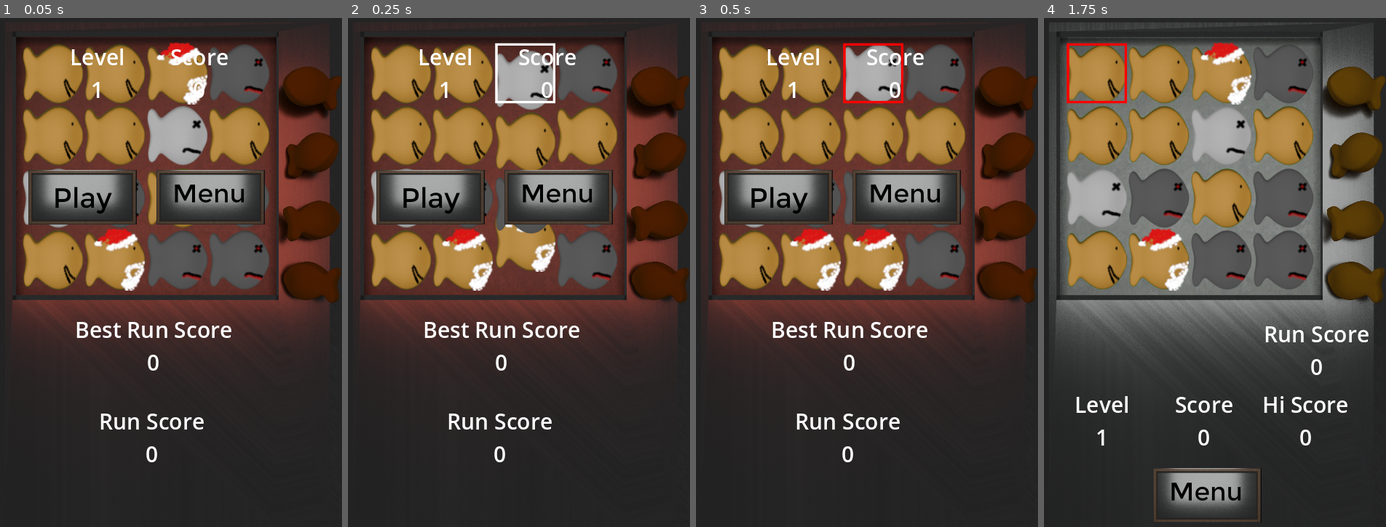
Above: before the commit, frames 1-4 (left to right).
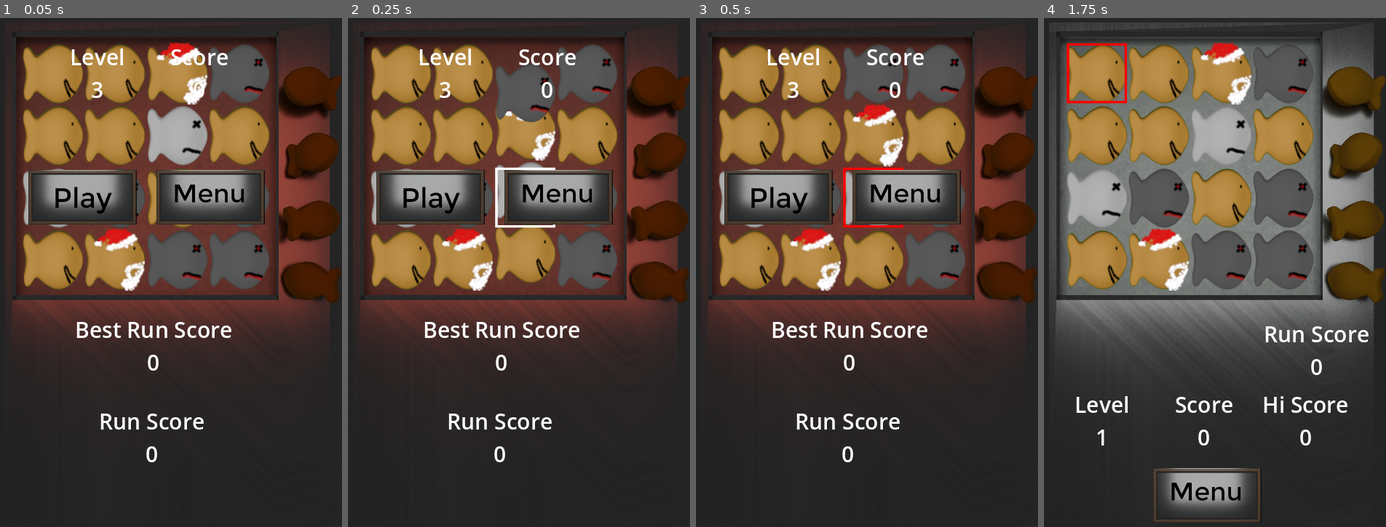
Above: after the commit, the same moments.

Repository: SecsAndCyber/GoldphishMatcher
Game: Godot game, scene res://source/failed_state.tscn
Two runs of this game, one before a commit and one after it. Both use one fixed random seed, a clock stepped at 60 frames per second and the inputs below. This scene is started directly instead of the project's main scene.
Inputs (mouse positions are in pixels of both pictures, inside the frame that each line leads up to):
- Up to frame 1 (0.05 s): no input
- Up to frame 2 (0.25 s): no input
- Up to frame 3 (0.5 s): no input
- Up to frame 4 (1.75 s): click (1126, 196) at 0.5 s; click (1095, 73) at 1.27 s

The runs differ from the first frame. In frame 1, less than 0.1% of the frame differs, in the area x 26-30%, y 12-16%; in frame 2, 4.4%, in the area x 26-61%, y 4-52%; in frame 3, 3.6%; in frame 4, nothing differs.

Commit message:
Clean display of failed replays

Diff:
--- a/source/scripts/board.gd
+++ b/source/scripts/board.gd
@@ -355,6 +355,8 @@
 				crackers.visible = false
 				selector.toast("[center]Cleared!\n+"+str(level_block_count));
 				score += level_block_count;
+				# Reassigning lambda capture does not modify the outer local variable "end_delay"
+				@warning_ignore("CONFUSABLE_CAPTURE_REASSIGNMENT")
 				end_delay = 2.5;
 			hide_highlights()
 
--- a/source/scripts/game_state.gd
+++ b/source/scripts/game_state.gd
@@ -2,6 +2,13 @@
 class_name GameState
 
 @onready var reg:Reg = Reg.instance
+
+var BG_TEXTURE_NORMAL = preload("res://assets/backgrounds/background-1.png")
+var FG_TEXTURE_NORMAL = preload("res://assets/backgrounds/foreground-1.png")
+var BG_TEXTURE_LOSS = preload("res://assets/backgrounds/background-4.png")
+var FG_TEXTURE_LOSS = preload("res://assets/backgrounds/foreground-4.png")
+var BG_TEXTURE_HISCORE = preload("res://assets/backgrounds/background-3.png")
+var FG_TEXTURE_HISCORE = preload("res://assets/backgrounds/foreground-3.png")
 
 # Called when the node enters the scene tree for the first time.
 func _ready() -> void:
--- a/source/scripts/global_reg.gd
+++ b/source/scripts/global_reg.gd
@@ -71,7 +71,12 @@
 	get:
 		return instance._highscoreset
 
-static var Loss:bool = false;
+@export var _loss:bool
+static var Loss:bool:
+	set(val):
+		instance._loss = val
+	get:
+		return instance._loss
 static var Done:bool = false;
 
 static var UI_Scale:float = .33333
@@ -89,6 +94,7 @@
 		return UI_Scale
 static var LevelStep:int:
 	get():
+		@warning_ignore("integer_division")
 		return int(instance._levels / 5)
 static var MusicVolume:float = .0125
 var _music_mute:bool = false
--- a/source/scripts/play_state.gd
+++ b/source/scripts/play_state.gd
@@ -28,7 +28,9 @@
 	Reg.HiScoreSet = false;
 	Reg.Loss = false;
 
+	@warning_ignore("integer_division")
 	var rows:int = 4 + int(Reg.Levels / 5)
+	@warning_ignore("integer_division")
 	var columns:int = 4 + int(Reg.Levels / 5)
 	board.size = Vector2(rows, columns)
 	board.create(rows, columns)
@@ -68,15 +70,15 @@
 		return_button.visible = false
 		retry_button.visible = false
 		next_button.visible = false
-		background.texture = load("res://assets/backgrounds/background-4.png")
-		foreground.texture = load("res://assets/backgrounds/foreground-4.png")
+		background.texture = BG_TEXTURE_LOSS
+		foreground.texture = FG_TEXTURE_LOSS
 		return
 	if !return_button.visible and !retry_button.visible:
 		if (.5 > animate_popup()):
 			if (Reg.HiScoreSet):
 				Reg.Sounds.level_won();
-				background.texture = load("res://assets/backgrounds/background-3.png")
-				foreground.texture = load("res://assets/backgrounds/foreground-3.png")
+				background.texture = BG_TEXTURE_HISCORE
+				foreground.texture = FG_TEXTURE_HISCORE
 			else:
 				background.texture = load("res://assets/backgrounds/background-2.png")
 				foreground.texture = load("res://assets/backgrounds/foreground-2.png")
--- a/source/scripts/replay_state.gd
+++ b/source/scripts/replay_state.gd
@@ -1,16 +1,19 @@
 extends PlayState
 class_name ReplayState
 
-@export var moves_to_replay = ["21", "01", "A1"]
+@export var moves_to_replay = ["2-1", "B-1", "21", "1-1", "1-1", "31", "31", "B1", "3-1", "3-1", "31", "31", "31", "0-1", "A1", "0-1"]
 var replay_array : Array
-var replay_level = 1
+var replay_level = 3
 
 var step_active: bool = false
 # Called when the node enters the scene tree for the first time.
 func _ready() -> void:
 	super._ready()
+	if 'root' == get_parent().get_parent().name:
+		# Running Replay Scene directly!
+		Reg.Levels = replay_level
 	call_deferred("do_replay_setup")
-	if not 'root' == get_parent().name:
+	if not 'root' == get_parent().get_parent().name:
 		retry_button.queue_free()
 		next_button.queue_free()
 		current_level.visible = false
@@ -21,10 +24,12 @@
 	if Reg.LastMoves:
 		moves_to_replay =  Reg.LastMoves
 		replay_level = Reg.LastLevel
-	Reg.Replay = ceilf(replay_level * 0.08)
+	Reg.Replay = ceili(replay_level * 0.08)
 	Reg.Levels = replay_level
 	replay_array = moves_to_replay.duplicate(true)
 	Reg.Loss = false
+	background.texture = BG_TEXTURE_NORMAL
+	foreground.texture = FG_TEXTURE_NORMAL
 	Reg.PS = self
 
 func _process(delta: float) -> void:
@@ -52,17 +57,17 @@
 	step_active = true
 	var rc = step_instruction[0]
 	var delta = int(step_instruction.trim_prefix(rc))
-	var source:Vector2 = Vector2.ZERO
-	var target:Vector2 = Vector2.ZERO
 
 	if rc in board.LETTERS:
 		get_tree().create_timer(.05).timeout.connect(func():
 				board.selector.SelectionX = 1
 				board.selector.SelectionY = board.LETTERS.find(rc)
+				var source:Vector2i = Vector2i.ZERO
 				source = board.selector.selection
 				get_tree().create_timer(.05).timeout.connect(func():
 					board.selector.SelectionX = source.x - delta
 					board.selector.SelectionY = source.y
+					var target:Vector2i = Vector2i.ZERO
 					target = board.selector.selection
 					get_tree().create_timer(.05).timeout.connect(func():
 						board.swap_spots(source, target)
@@ -75,10 +80,12 @@
 		get_tree().create_timer(.025).timeout.connect(func():
 				board.selector.SelectionX = int(rc)
 				board.selector.SelectionY = 1
+				var source:Vector2i = Vector2i.ZERO
 				source= board.selector.selection
 				get_tree().create_timer(.025).timeout.connect(func():
 					board.selector.SelectionX = source.x
 					board.selector.SelectionY = source.y - delta
+					var target:Vector2i = Vector2i.ZERO
 					target = board.selector.selection
 					get_tree().create_timer(.025).timeout.connect(func():
 						board.swap_spots(source, target)
@@ -88,10 +95,16 @@
 		)
 
 func popup():
-	check_button.button_pressed = false
-	check_button.disabled = false
-	call_deferred("do_setup")
-	_on_check_button_toggled(true)
+	if Reg.Loss:
+		background.texture = BG_TEXTURE_LOSS
+		foreground.texture = FG_TEXTURE_LOSS
+	get_tree().create_timer(4).timeout.connect(func():
+		# This delay is necessary for the texture swap to show up
+		check_button.button_pressed = false
+		check_button.disabled = false
+		super.do_setup()
+		_on_check_button_toggled(true)
+	)
 
 
 func _on_check_button_toggled(toggled_on: bool) -> void:
--- a/source/scripts/telemetry_node.gd
+++ b/source/scripts/telemetry_node.gd
@@ -10,7 +10,7 @@
 		http_client = HTTPClient.new()
 
 # Called every frame. 'delta' is the elapsed time since the previous frame.
-func _process(delta: float) -> void:
+func _process(_delta: float) -> void:
 	pass
 
 
